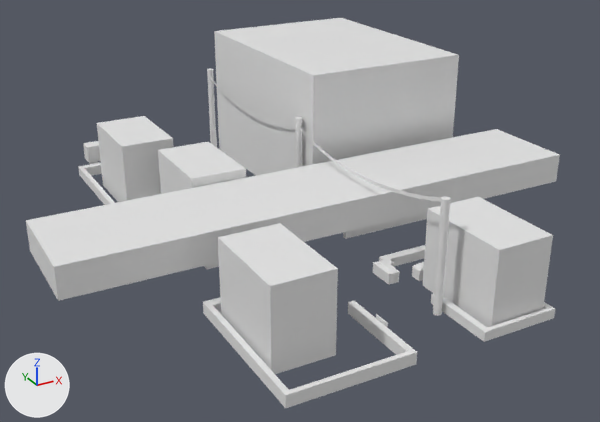
The glTF model docs/models/City.gltf as it was, and as the next commit left it.
One viewpoint serves both versions: a 50 mm lens placed at (-48.8, -62.3, 48.1), pointed at (2.0, 30.1, 1.9). The axes (+X, +Y, +Z) are drawn at lower left. The lights are the same throughout. Where no turn or scale is listed for an object, it has been applied to the vertices. Vertices at the same position are counted once.

The scene before the commit, as lines of its bpy script (objects in view):
```python
me_円柱_002 = bpy.data.meshes.new('円柱.002')
me_円柱_002.from_pydata(...)  # a 32-sided cylinder along z spanning x -0.5..0.5, y -0.5..0.5, z -7.0..7.0
me_立方体 = bpy.data.meshes.new('立方体')
me_立方体.from_pydata(...)  # 24 vertices, 44 faces; spans x -5.0..5.0, y -10.0..10.0, z -0.5..0.7
# before: 16 (-4.2, 7.8, -0.5), 17 (-5.0, 7.8, -0.5), 18 (-4.2, 7.8, 0.7) at pixel (394, 262), 19 (-5.0, 7.8, 0.7) at pixel (389, 264)
# before: 20 (-4.2, -0.7, -0.5), 21 (-5.0, -0.7, -0.5) at pixel (430, 303), 22 (-4.2, -0.7, 0.7), 23 (-5.0, -0.7, 0.7) at pixel (431, 294)
me_立方体_002 = bpy.data.meshes.new('立方体.002')
me_立方体_002.from_pydata(...)  # a box spanning x -3.71..3.71, y -6.9..5.28, z -5.0..5.0
me_立方体_007 = bpy.data.meshes.new('立方体.007')
me_立方体_007.from_pydata(...)  # a box spanning x -12.1..12.1, y -15.3..17.3, z -12.1..8.2
me_立方体_015 = bpy.data.meshes.new('立方体.015')
me_立方体_015.from_pydata(...)  # 16 vertices, 28 faces; spans x -9.6..5.4, y -10.0..9.7, z -0.5..1.0
ob_円柱_002 = bpy.data.objects.new('円柱.002', me_円柱_002)
ob_円柱_002.location = (3.8, 33.7, 7.0)
ob_立方体 = bpy.data.objects.new('立方体', me_立方体)
ob_立方体.location = (9.5, 4.2, 0.5)
ob_立方体_002 = bpy.data.objects.new('立方体.002', me_立方体_002)
ob_立方体_002.location = (9.8, 1.9, 5.1)
ob_立方体_006 = bpy.data.objects.new('立方体.006', me_立方体_007)
ob_立方体_006.location = (16.7, 46.4, 12.2)
ob_立方体_014 = bpy.data.objects.new('立方体.014', me_立方体_015)
ob_立方体_014.location = (-10.3, 53.4, 0.6)
# also in view: '立方体.021' at (16.7, 27.2, 0.6); '立方体.028' at (0.1, 21.9, 7.1); '立方体.007' at (-10.5, 34.6, 5.3); '立方体.013' at (-14.3, 50.5, 5.3); '立方体.004' at (-11.8, 4.0, 0.8)
```
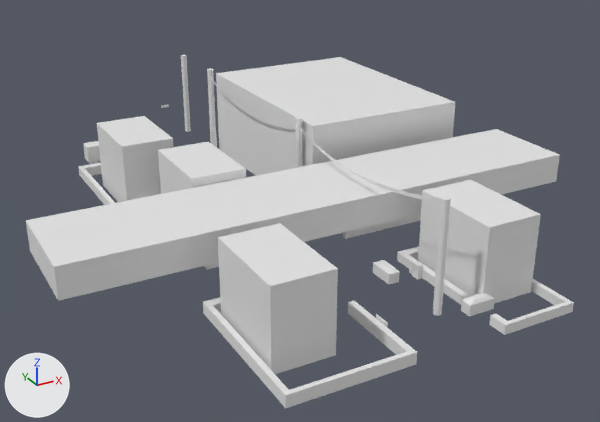
The change in detail:
me_立方体 has 24 vertices, 44 faces and spans x -5.0..5.0, y -10.0..10.0, z -0.5..0.7.
me_立方体 is used by ob_立方体; location (9.5, 4.2, 0.5).
Part 1, on me_立方体:
Vertices 16 to 19 of me_立方体 move by (0.0, -10.9, 0.0).
Part 2, on me_立方体:
Vertices 20 to 23 of me_立方体 move by (0.0, -6.9, 0.0).
me_立方体_007 has 8 vertices, 12 faces and spans x -12.1..12.1, y -15.3..17.3, z -12.1..8.2.
me_立方体_007 is used by ob_立方体_006; location (16.7, 46.4, 12.2).
me_立方体_007 part 3: the whole mesh is scaled about its middle by (1, 1, 0.656), then moved by (0.0, 0.0, -3.5).
Mesh me_立方体_017 is new.
It has 28 vertices, 52 faces and spans x -0.33..0.33, y -0.59..0.59, z -0.92..0.92.
Object '立方体' (ob_立方体) moves from (9.5, 4.2, 0.5) to (12.3, 4.2, 0.5).
Object '立方体.002' (ob_立方体_002) moves from (9.8, 1.9, 5.1) to (12.6, 6.7, 5.1).
Object '自販機.001' (ob_自販機_001) is new; it shows me_立方体_017.
Its location is (6.9, 9.5, 0.9).
Object '円柱.003' (ob_円柱_003) is new; it shows a copy of the mesh of ob_円柱_002.
Its location is (3.7, 75.9, 7.0).

Location of each change, (x1, y1, x2, y2) in pixels of the pictures (600 x 422 px; the box of a moved part takes in the faces that stretch with it):
'立方体.006', mesh rescaled (25% shorter)
    before: (214, 18, 459, 176)
    after: (216, 57, 455, 176)
'立方体.002', moved
    before: (423, 197, 553, 327)
    after: (418, 180, 541, 303)
'立方体', reshaped, moved (9% shorter)
    before: (379, 245, 555, 342)
    after: (397, 247, 574, 335)
'円柱.003', added
    after: (181, 55, 191, 132)
'自販機.001', added
    after: (412, 261, 423, 280)
part 1 of me_立方体, moved or reshaped
    before: (379, 257, 395, 267)
    after: (397, 252, 470, 305)
part 2 of me_立方体, moved or reshaped
    before: (431, 293, 487, 341)
    after: (490, 314, 507, 334)
